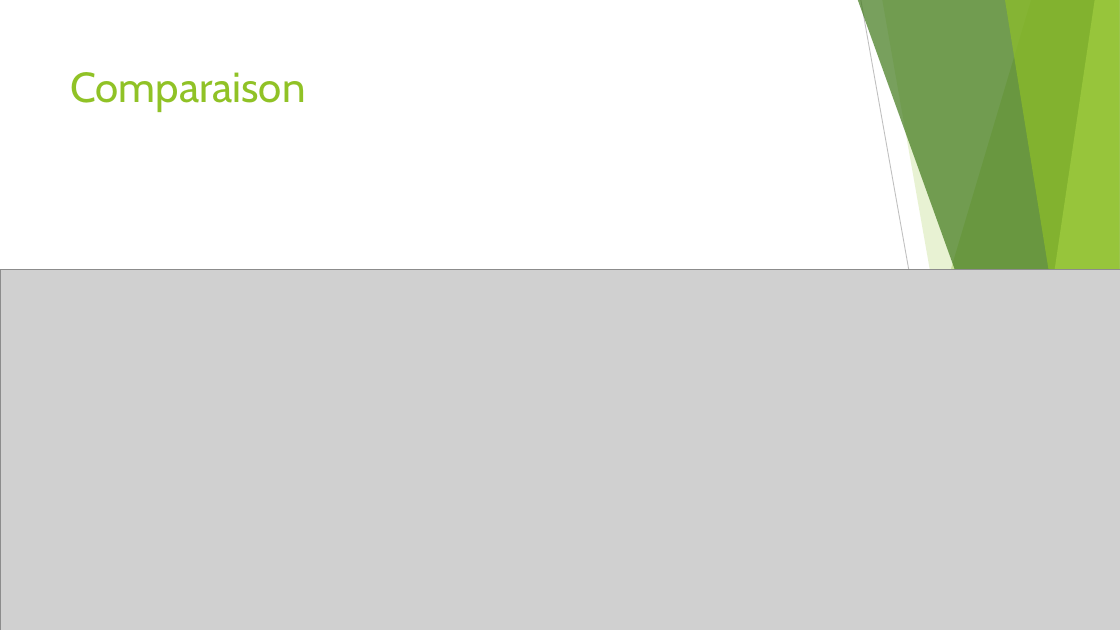
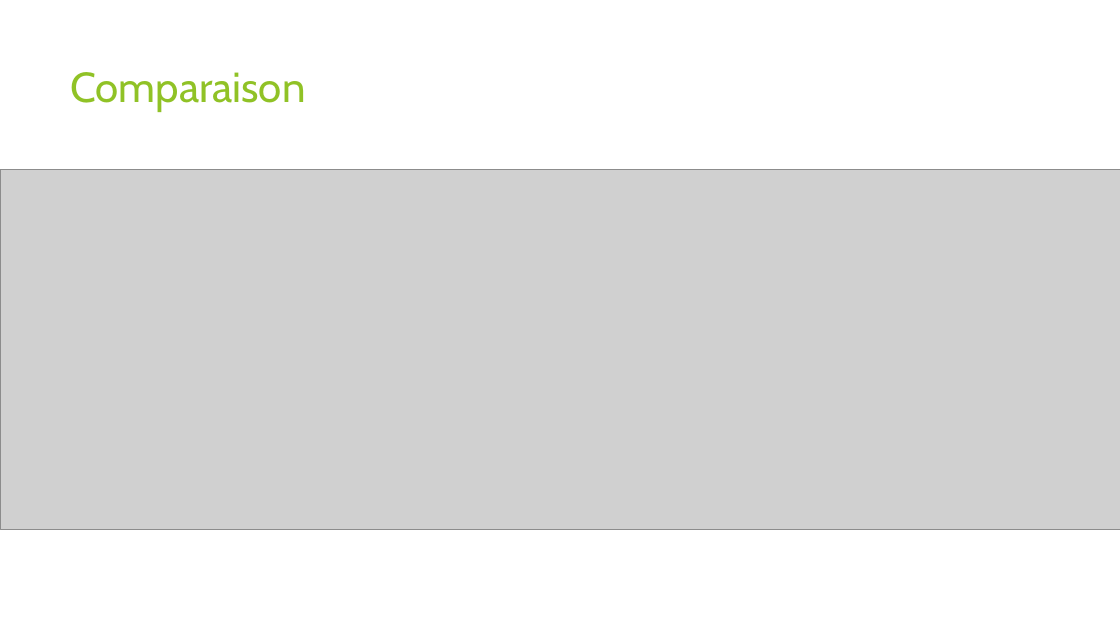
Before and after one commit to ThibaultSchowing/html, a slide deck: slide 16 of Présentation/STI_Schowing_Zharkova.pptx. Drawn at 1120x630 pixels with LibreOffice and Linux fonts; fonts in the diff are those of the drawing; grey boxes stand for pictures. Boxes give left, top, right and bottom in pixels: in the first picture for what was removed or moved away, otherwise in the second. Text is boxed around its words. In the diff, an @@ line names an element or a change of style, - is before the commit and + after.

```diff
--- a/Présentation/STI_Schowing_Zharkova.pptx
+++ b/Présentation/STI_Schowing_Zharkova.pptx
@@ rectangle added at <box>0,0,1120,630</box>, fill #FFFFFF @@
@@ picture: place and size @@
-picture at <box>0,270,1120,630</box>
+picture at <box>0,170,1120,530</box>
```
Also in this commit, not shown: 2 other slides changed, 1 slide added.
